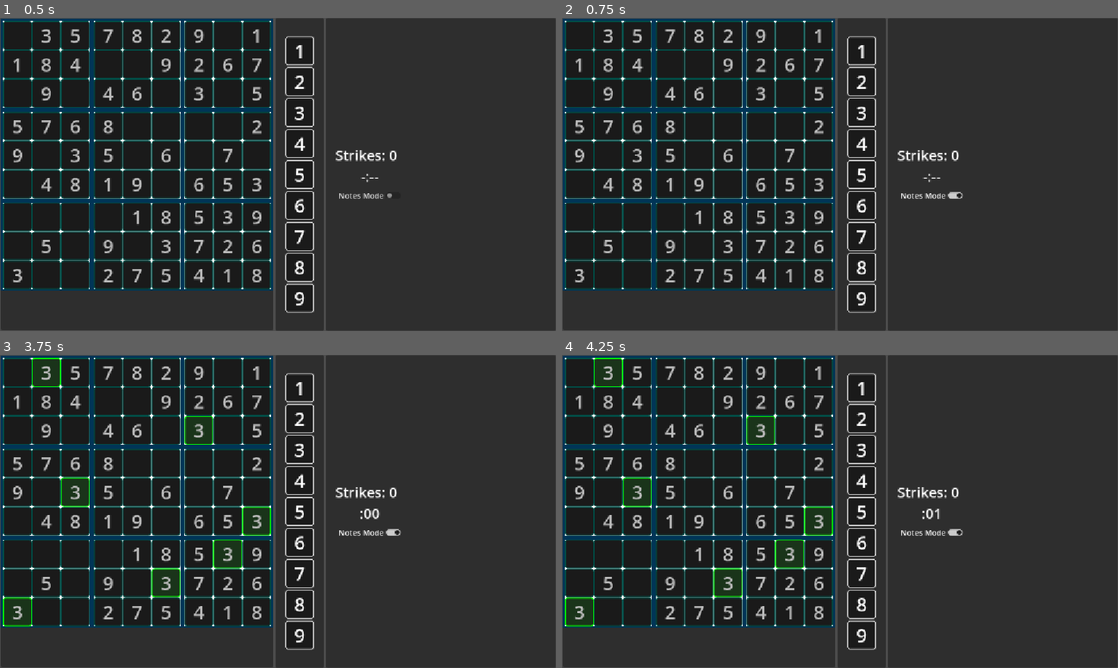
Above: before the commit, frames 1-4 (two rows, left to right).
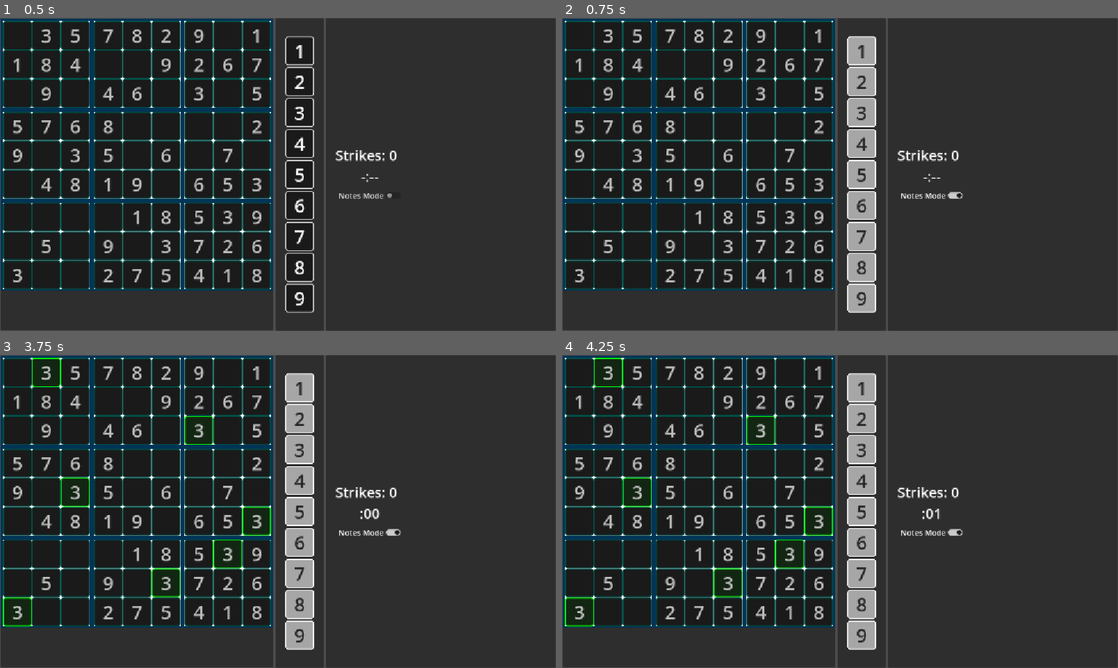
Above: after the commit, the same moments.

Repository: ignacio-w/sudoku
Game: Godot game, scene res://scenes/game.tscn
The game is run twice, just before and just after one commit, with the same random seed, the same clock (stepped at 60 frames per second) and the same inputs.
Inputs (mouse positions are in pixels of both pictures, inside the frame that each line leads up to):
- Up to frame 1 (0.5 s): no input
- Up to frame 2 (0.75 s): click "Notes Mode" at 0.5 s
- Up to frame 3 (3.75 s): click "Notes Mode" at 1.25 s; click "Notes Mode" at 2 s; tap Enter at 2.75 s; move the mouse to (16, 373) at 2.77 s; hold Space (ui_select) 2.78-3.53 s; click (16, 373) at 2.92 s; move the mouse to (44, 373) at 3.52 s; tap Space (ui_select) at 3.6 s; click (44, 373) at 3.67 s
- Up to frame 4 (4.25 s): tap Space (ui_select) at 3.77, 4.07 s

Frame 1 is identical in both runs. In frame 2, 4.3% of the frame differs, in the area x 51-57%, y 5-95%; in frame 3, 4.3%; in frame 4, 4.3%.

Commit message:
Refactor board UI and implement note-taking feature
Reorganize board-related components into a dedicated board subdirectory for better code organization. Implement note-taking functionality:
- Add toggle_note() to cells to manage number notes
- Implement note highlighting with distinct visual style
- Add set_note_mode() to number buttons for visual feedback
- Improve cell highlighting logic to include notes
- Remove unnecessary type casts and assertions
- Add return type hints for consistency

Diff:
--- a/scenes/game.gd
+++ b/scenes/game.gd
@@ -33,12 +33,17 @@
 
 ## Handles number input requests from the GameUI. If the number can be
 ## placed, tells the UI to place the number.
-func _on_num_input_request(cell: Cell, num_button: NumberButton):
+func _on_num_input_request(cell: Cell, num_button: NumberButton, note_mode: bool) -> void:
 	var row: int = cell.board_pos.x
 	var col: int = cell.board_pos.y
 	var num: int = num_button.value
 
-	# NOTICE: Game is currently validating inputs.
+	# If note mode is currently on, change the note instead of setting the value
+	if note_mode:
+		cell.toggle_note(num)
+		return
+
+	# NOTICE: Game currently validates inputs.
 	# Check if placement @ pos matches solution
 	if game.is_solution(row, col, num):
 		# Place number
--- a/scenes/ui/board.gd
+++ b/scenes/ui/board/board.gd
@@ -57,43 +57,40 @@
 
 ## Receives the cell selected signal from board cells and updates all other cells as
 ## necessary.
-func _on_cell_selected(selected_cell: Cell):
+func _on_cell_selected(selected_cell: Cell) -> void:
 	print("Recieved signal from cell at ", str(selected_cell.board_pos))
 	focused_cell = selected_cell
 	var conflict_positions = Sudoku.get_potential_conflict_positions(selected_cell.board_pos)
 
 	# Highlight potential conflicts, and set all other cells to default
 	for row in cell_grid:
-		for cell in row:
-			assert(cell is Cell) # for debugging purposes
+		for cell: Cell in row:
 			if cell == selected_cell:
-				(cell as Cell).set_state(Cell.CellState.SELECTED)
-			elif (cell as Cell).board_pos in conflict_positions and (cell as Cell).value != 0:
-				(cell as Cell).set_state(Cell.CellState.CONFLICT_HIGHLIGHT)
+				cell.set_state(Cell.CellState.SELECTED)
+			elif cell.board_pos in conflict_positions and cell.value != 0:
+				cell.set_state(Cell.CellState.CONFLICT_HIGHLIGHT)
 			else:
 				cell.set_state()
 
 
-## Receives the cell highlighted signal from board cells and updates all other cells as
-## necessary.
-func _on_cell_highlighted(highlighted_cell: Cell):
+## Receives the cell highlighted signal from board cells and updates all other
+## cells as necessary.
+func _on_cell_highlighted(highlighted_cell: Cell) -> void:
 	var num := highlighted_cell.value
 	focused_cell = highlighted_cell
 
-	# Get idential numbers
+	# Highlight all identical numbers and cells with notes with equal value
 	for row in cell_grid:
-		for cell in row:
-			assert(cell is Cell)
-			if (cell as Cell).value == num:
-				(cell as Cell).set_state(Cell.CellState.NUM_HIGHLIGHT)
+		for cell: Cell in row:
+			if cell.value == num or num in cell.notes:
+				cell.set_state(Cell.CellState.NUM_HIGHLIGHT)
 			else:
 				cell.set_state()
 
 
 ## Resets the highlighting of all cells in the grid.
-func clear_highlights():
+func clear_highlights() -> void:
 	for row in cell_grid:
-		for cell in row:
-			assert(cell is Cell)
-			(cell as Cell).set_state()
+		for cell: Cell in row:
+			cell.set_state()
 	focused_cell = null
--- a/scenes/ui/board.tscn
+++ b/scenes/ui/board/board.tscn
@@ -1,7 +1,7 @@
 [gd_scene format=3 uid="uid://doo5b7jm7x3y8"]
 
-[ext_resource type="Script" uid="uid://ca2k7eo251ygv" path="res://scenes/ui/board.gd" id="1_ef52f"]
-[ext_resource type="PackedScene" uid="uid://csn5uij01jy01" path="res://scenes/ui/sub_grid.tscn" id="2_uhup1"]
+[ext_resource type="Script" uid="uid://ca2k7eo251ygv" path="res://scenes/ui/board/board.gd" id="1_ef52f"]
+[ext_resource type="PackedScene" uid="uid://csn5uij01jy01" path="res://scenes/ui/board/sub_grid.tscn" id="2_uhup1"]
 
 [node name="Board" type="MarginContainer" unique_id=1119244381]
 offset_right = 386.0
--- a/scenes/ui/cell.gd
+++ b/scenes/ui/board/cell.gd
@@ -36,17 +36,24 @@
 	style.border_color = Color.RED
 	style.set_corner_radius_all(5)
 	cell_styles["selected"] = style.duplicate(true)
+	style.border_color = Color.INDIAN_RED
 	style.bg_color = Color("1a1a1a")
-	style.border_color = Color.INDIAN_RED
 	cell_styles["conflict_highlight"] = style.duplicate(true)
 	style.border_color = Color.GREEN
-	style.bg_color = Color("1a341a")
+	style.bg_color = Color("132613ff")
 	cell_styles["num_highlight"] = style.duplicate(true)
+	style.bg_color = Color("0d1a0dff")
+	cell_styles["note_highlight"] = style.duplicate(true)
 
 func _ready() -> void:
+	# Empty number label, set default stylebox, make all notes invisibile
 	font_ratio = number_label.get_theme_font_size("font_size") / size.y
 	number_label.text = EMPTY
 	cell_styles["default"] = get_theme_stylebox("panel")
+	number_label.show()
+	notes_container.hide()
+	for label: Label in notes_container.get_children():
+		label.modulate = Color.TRANSPARENT
 
 
 ## Called when the cell recieves an input event (mouse enter, click, etc.)
@@ -54,7 +61,7 @@
 	if event.is_action_pressed("ui_select"):
 		print("cell clicked with value ", number_label.text, " and is clue: ", is_clue)
 		# Cells that aren't clues can be SELECTED (filled)
-		# NOTICE: Behavior with input validation
+		# NOTICE: Behavior below assumes inputs are validated
 		if value == 0:
 			if state != CellState.SELECTED:
 				cell_selected.emit(self)
@@ -82,20 +89,6 @@
 				#reset_highlight.emit()
 
 
-### Sets the value of a selected cell to the player's keyboard input.
-#func _unhandled_key_input(event: InputEvent) -> void:
-	#if state != CellState.SELECTED: return
-	#
-	#var key_event = event as InputEventKey
-	#if event.is_pressed() and not event.is_echo():
-		## Unicode == 0 if key doesn't produce anything (ex. esc)
-		#if key_event.unicode != 0:
-			#var num = int(char(key_event.unicode))
-			## num == 0 if key pressed is 0 or not a number
-			#if num != 0:
-				#set_value(num)
-
-
 ## Sets the value of the cell to the given clue
 func set_clue(clue: int, pos: Vector2i) -> void:
 	value = clue
@@ -107,23 +100,46 @@
 		is_clue = true
 
 
-## Sets the value of the cell to the given number. Use this for user
+## Sets the value of the cell to the given number. Use this function for user
 ## input.
 func set_value(num: int) -> void:
 	value = num
 	number_label.remove_theme_color_override("font_color")
 	number_label.add_theme_color_override("font_color", Color.CYAN)
 	number_label.text = str(value)
+
+	# Reset all notes to none
+	notes.clear()
+	for note in notes_container.get_children(): note.hide()
+	notes_container.hide()
+	number_label.show()
+
 	GameEvents.emit_cell_value_changed(self)
 
 
-## Changes the stylebox if selected
+## Toggle the placement of the specified number in the notes.
+func toggle_note(num: int) -> void:
+	var note_label: Label = notes_container.get_children()[num - 1]
+	# Toggle note visibility
+	if num in notes:
+		notes.erase(num)
+		note_label.modulate = Color.TRANSPARENT
+	else:
+		notes.append(num)
+		note_label.modulate = Color.WHITE
+
+	# If there are ANY notes, toggle visibility of notes container on.
+	if notes.size() > 0:
+		number_label.hide()
+		notes_container.show()
+	else:
+		number_label.show()
+		notes_container.hide()
+
+
+## Changes the stylebox to match the chosen state.
 func set_state(cell_state: CellState = CellState.DEFAULT) -> void:
 	remove_theme_stylebox_override("panel")
-
-	## If the current state is equal to the
-	#if state == cell_state:
-		#cell_state = CellState.DEFAULT
 
 	match cell_state:
 		CellState.DEFAULT:
@@ -136,5 +152,8 @@
 			add_theme_stylebox_override("panel", cell_styles["conflict_highlight"])
 			state = CellState.CONFLICT_HIGHLIGHT
 		CellState.NUM_HIGHLIGHT:
-			add_theme_stylebox_override("panel", cell_styles["num_highlight"])
+			if notes.is_empty(): # different stylebox for notes vs completed cell
+				add_theme_stylebox_override("panel", cell_styles["num_highlight"])
+			else:
+				add_theme_stylebox_override("panel", cell_styles["note_highlight"])
 			state = CellState.NUM_HIGHLIGHT
--- a/scenes/ui/cell.tscn
+++ b/scenes/ui/board/cell.tscn
@@ -1,6 +1,6 @@
 [gd_scene format=3 uid="uid://dbdear076ofrm"]
 
-[ext_resource type="Script" uid="uid://cql2e0msuifmj" path="res://scenes/ui/cell.gd" id="1_yh0nt"]
+[ext_resource type="Script" uid="uid://cql2e0msuifmj" path="res://scenes/ui/board/cell.gd" id="1_yh0nt"]
 
 [sub_resource type="StyleBoxFlat" id="StyleBoxFlat_yh0nt"]
 bg_color = Color(0.101960786, 0.101960786, 0.101960786, 1)
@@ -33,6 +33,7 @@
 
 [node name="Number" type="Label" parent="MarginContainer" unique_id=1393988652]
 unique_name_in_owner = true
+visible = false
 layout_mode = 2
 theme_override_colors/font_color = Color(0.74, 0.74, 0.74, 1)
 theme_override_font_sizes/font_size = 39
@@ -42,7 +43,6 @@
 
 [node name="NotesContainer" type="GridContainer" parent="MarginContainer" unique_id=1854974782]
 unique_name_in_owner = true
-visible = false
 layout_mode = 2
 theme_override_constants/h_separation = 8
 theme_override_constants/v_separation = -3
--- a/scenes/ui/sub_grid.tscn
+++ b/scenes/ui/board/sub_grid.tscn
@@ -1,7 +1,7 @@
 [gd_scene format=3 uid="uid://csn5uij01jy01"]
 
-[ext_resource type="Script" uid="uid://c2w3onm8yepj7" path="res://scenes/ui/sub_grid.gd" id="1_7obug"]
-[ext_resource type="PackedScene" uid="uid://dbdear076ofrm" path="res://scenes/ui/cell.tscn" id="1_leno7"]
+[ext_resource type="Script" uid="uid://c2w3onm8yepj7" path="res://scenes/ui/board/sub_grid.gd" id="1_7obug"]
+[ext_resource type="PackedScene" uid="uid://dbdear076ofrm" path="res://scenes/ui/board/cell.tscn" id="1_leno7"]
 
 [sub_resource type="StyleBoxFlat" id="StyleBoxFlat_uhup1"]
 bg_color = Color(1, 1, 1, 1)
--- a/scenes/ui/gameui.gd
+++ b/scenes/ui/gameui.gd
@@ -8,7 +8,7 @@
 const NUMBER_BUTTON = preload("uid://lvsotrxoqrq6")
 var notes_mode: bool
 
-signal num_input_requested(cell: Cell, num: int)
+signal num_input_requested(cell: Cell, num: int, is_notes_mode: bool)
 
 func _ready() -> void:
 	strike_label.text = "Strikes: 0"
@@ -21,6 +21,7 @@
 ## representing the board. The Sodoku board should be exactly what is reflected
 ## at the start of the game. The given board should not a solved, solution board.
 ## Also creates the number buttons used to input numbers into the Sodoku board
+## and starts the stopwatch.
 func setup(board_array: Array[Array]):
 	for child in number_selector.get_children():
 		child.queue_free()
@@ -49,14 +50,14 @@
 
 	var focused_cell: Cell = board.focused_cell
 
-	# Check if a cell is foucsed or is empty
+	# Can't put number in unfocused cell or cell already filled
 	if focused_cell == null or focused_cell.value != 0:
 		num_button.animation_player.stop()
 		num_button.animation_player.play("warning")
 		return
 
 	# Send Game an input request
-	num_input_requested.emit(focused_cell, num_button)
+	num_input_requested.emit(focused_cell, num_button, notes_mode)
 
 	# TODO Delete everything below, let game parent control when to set value
 
@@ -82,4 +83,7 @@
 
 
 func _on_notes_toggle_toggled(toggled_on: bool) -> void:
-	pass # Replace with function body.
+	notes_mode = toggled_on
+	for num_button in number_selector.get_children():
+		assert(num_button is NumberButton)
+		(num_button as NumberButton).set_note_mode(notes_mode)
--- a/scenes/ui/gameui.tscn
+++ b/scenes/ui/gameui.tscn
@@ -1,7 +1,7 @@
 [gd_scene format=3 uid="uid://0g3di4a3b2w"]
 
 [ext_resource type="Script" uid="uid://cf4bp5esfka7i" path="res://scenes/ui/gameui.gd" id="1_gnl4o"]
-[ext_resource type="PackedScene" uid="uid://doo5b7jm7x3y8" path="res://scenes/ui/board.tscn" id="1_jscc3"]
+[ext_resource type="PackedScene" uid="uid://doo5b7jm7x3y8" path="res://scenes/ui/board/board.tscn" id="1_jscc3"]
 [ext_resource type="PackedScene" uid="uid://lvsotrxoqrq6" path="res://scenes/ui/number_button.tscn" id="3_nqx3d"]
 [ext_resource type="Script" uid="uid://dgeuyifnufd8f" path="res://scenes/ui/stopwatch.gd" id="4_bmdha"]
 
--- a/scenes/ui/number_button.gd
+++ b/scenes/ui/number_button.gd
@@ -22,12 +22,20 @@
 	styleboxes["default"] = stylebox.duplicate(true)
 	stylebox.bg_color = Color("303030")
 	styleboxes["clicked"] = stylebox.duplicate(true)
-
+	stylebox.bg_color = Color("a6a6a6")
+	stylebox.border_color = Color.WHITE
+	styleboxes["notes"] = stylebox.duplicate(true)
+	stylebox.bg_color = Color("737373ff")
+	styleboxes["notes_clicked"] = stylebox.duplicate(true)
+	stylebox.bg_color = Color("4d4d4dff")
+	styleboxes["in_notes"] = stylebox.duplicate(true)
 
 ## Sets the number that this button should represent
 func set_value(val: int) -> void:
 	value = val
 	number_label.text = str(value)
+	set_inactive(false)
+	set_note_mode(false)
 
 
 ## Set the button to inactive or active
@@ -37,6 +45,23 @@
 		number_label.remove_theme_color_override("font_color")
 	else:
 		number_label.add_theme_color_override("font_color", Color.DIM_GRAY)
+
+
+func set_note_mode(note_mode: bool = true):
+	is_note_button = note_mode
+	if is_note_button:
+		number_label.remove_theme_color_override("font_color")
+		number_label.add_theme_color_override("font_color", Color("242424"))
+		remove_theme_stylebox_override("panel")
+		add_theme_stylebox_override("panel", styleboxes["notes"])
+	else:
+		number_label.remove_theme_color_override("font_color")
+		remove_theme_stylebox_override("panel")
+		add_theme_stylebox_override("panel", styleboxes["default"])
+	if not is_enabled:
+		number_label.remove_theme_color_override("font_color")
+		number_label.add_theme_color_override("font_color", Color.DIM_GRAY)
+
 
 
 ## Forces the cell to be square when the resized signal is emitted
@@ -50,7 +75,7 @@
 ## Receives GUI input events. Emits the number_button_clicked signal
 ## when clicked.
 func _on_gui_input(event: InputEvent) -> void:
-	if event.is_action_pressed("ui_select"):
+	if event.is_action_pressed("ui_select") and is_enabled:
 		print("Number input received! ", str(value))
 		number_button_clicked.emit(self)
 
@@ -59,7 +84,7 @@
 ## If a key equal to the number this represents is pressed, emit the
 ## number_button_clicked signal as if the user had clicked this button.
 func _unhandled_key_input(event: InputEvent) -> void:
-	if not event.is_pressed() or event.is_echo(): return
+	if not event.is_pressed() or event.is_echo() or not is_enabled: return
 
 	var key_event = event as InputEventKey
 	var num := int(char(key_event.unicode)) if key_event.unicode != 0 else 0
@@ -71,12 +96,20 @@
 
 ## Changes stylebox on mouse hover.
 func _on_mouse_entered() -> void:
+	if not is_enabled: return
 	if not is_note_button:
 		remove_theme_stylebox_override("panel")
 		add_theme_stylebox_override("panel", styleboxes["clicked"])
+	else:
+		remove_theme_stylebox_override("panel")
+		add_theme_stylebox_override("panel", styleboxes["notes_clicked"])
 
 ## Changes stylebox on mouse exit.
 func _on_mouse_exited() -> void:
+	if not is_enabled: return
 	if not is_note_button:
 		remove_theme_stylebox_override("panel")
 		add_theme_stylebox_override("panel", styleboxes["default"])
+	else:
+		remove_theme_stylebox_override("panel")
+		add_theme_stylebox_override("panel", styleboxes["notes"])
--- a/scenes/ui/number_button.tscn
+++ b/scenes/ui/number_button.tscn
@@ -3,7 +3,7 @@
 [ext_resource type="Script" uid="uid://shpb8diqh2ks" path="res://scenes/ui/number_button.gd" id="1_h1y7d"]
 
 [sub_resource type="StyleBoxFlat" id="StyleBoxFlat_yh0nt"]
-bg_color = Color(0.101960786, 0.101960786, 0.101960786, 1)
+bg_color = Color(0.39, 0.39, 0.39, 1)
 border_width_left = 2
 border_width_top = 2
 border_width_right = 2
@@ -82,7 +82,6 @@
 [node name="Number" type="Label" parent="MarginContainer" unique_id=1393988652]
 unique_name_in_owner = true
 layout_mode = 2
-theme_override_colors/font_color = Color(1, 1, 1, 1)
 theme_override_font_sizes/font_size = 39
 text = "9"
 horizontal_alignment = 1
Renamed: scenes/ui/board.gd.uid -> scenes/ui/board/board.gd.uid
Renamed: scenes/ui/cell.gd.uid -> scenes/ui/board/cell.gd.uid
Renamed: scenes/ui/sub_grid.gd -> scenes/ui/board/sub_grid.gd
Renamed: scenes/ui/sub_grid.gd.uid -> scenes/ui/board/sub_grid.gd.uid
